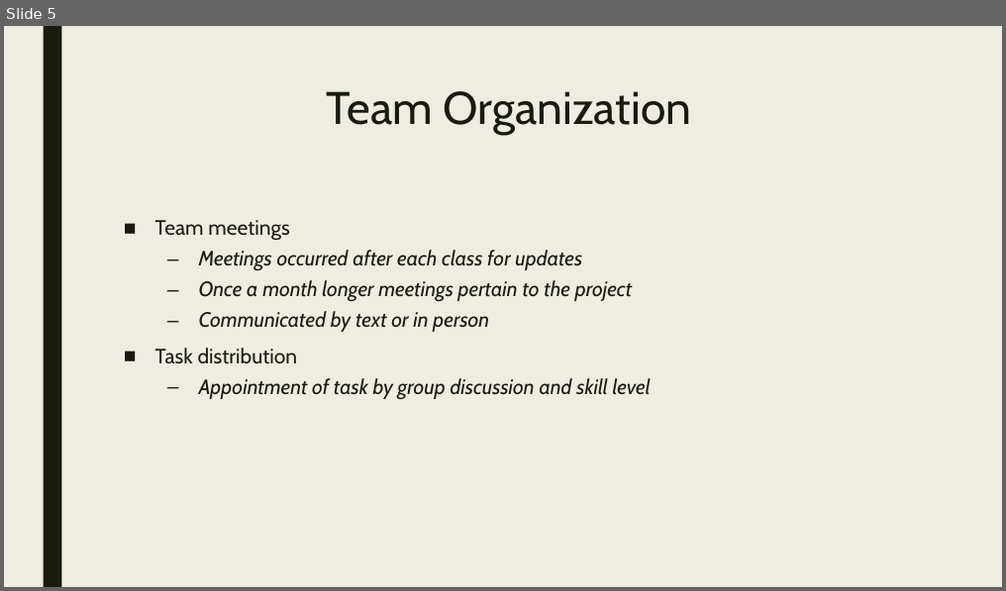
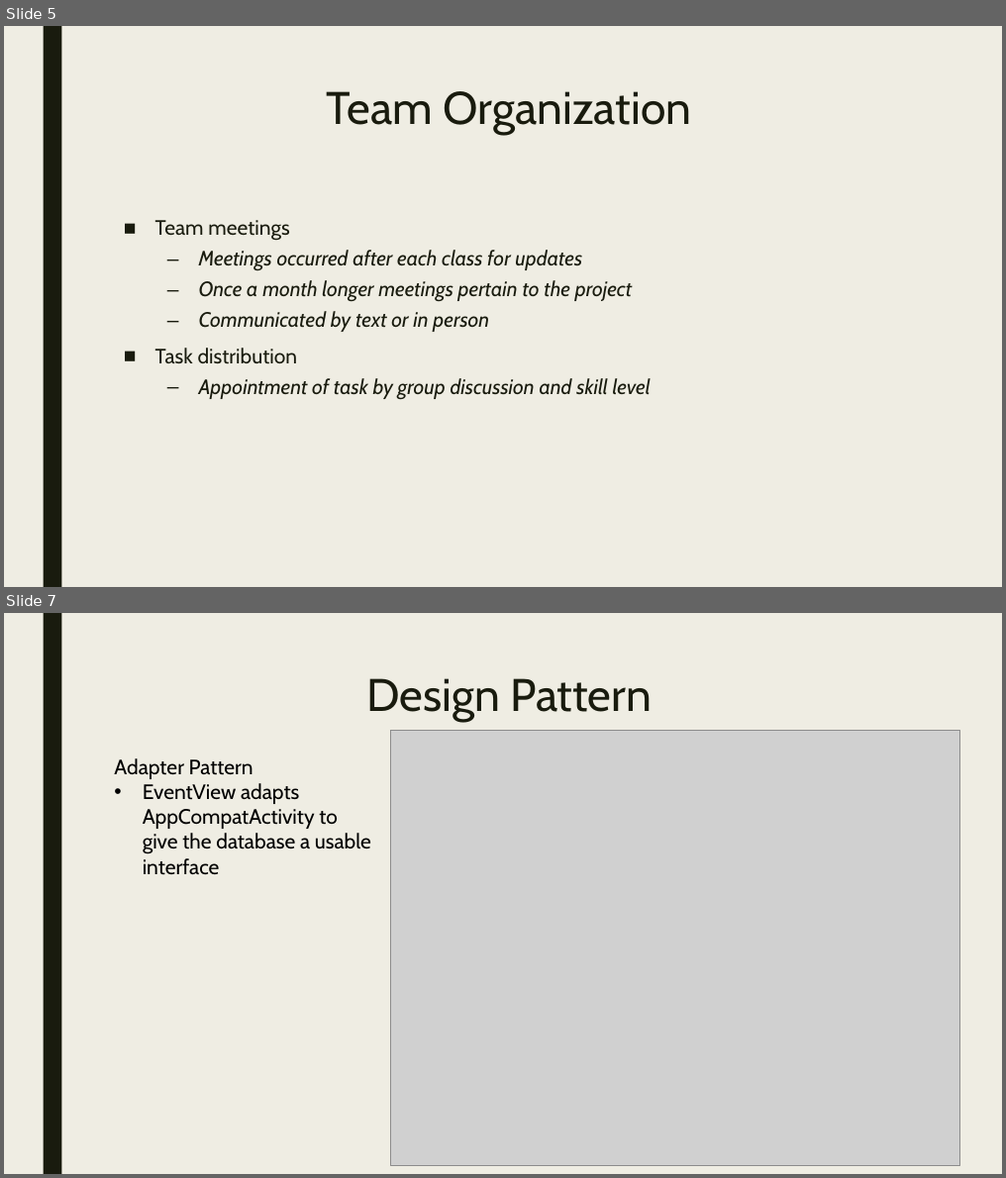
Before and after one commit to t3421/3354-Team-1, a slide deck: Team-1.pptx. Shown one above the other, each under a label of ours: slide 5 before the commit, slides 5 and 7 after it; the slides between them are not shown. The pictures are 1006x591 and 1006x1178 pixels, drawn with LibreOffice and Linux fonts; fonts in the diff are those of the drawing; grey boxes stand for pictures. Boxes give left, top, right and bottom in pixels: in the first picture for what was removed or moved away, otherwise in the second. Text is boxed around its words. In the diff, an @@ line names an element or a change of style, - is before the commit and + after.

```diff
--- a/Team-1.pptx
+++ b/Team-1.pptx
@@ slide 7 added at (x1=4, y1=613, x2=1002, y2=1174), background #EFEDE3; not listed: 1 template element that a slide beside it also shows @@
@@ title added at (x1=366, y1=678, x2=651, y2=722), 44 pt, text #191B0E @@
+Design Pattern
@@ picture added at (x1=391, y1=731, x2=960, y2=1165) @@
@@ text added at (x1=114, y1=759, x2=371, y2=875), 20 pt, text #000000 @@
+Adapter Pattern
+• EventView adapts AppCompatActivity to give the database a usable interface
```
Also in this commit, not shown: 2 slides changed, 1 slide removed, 1 other file.
